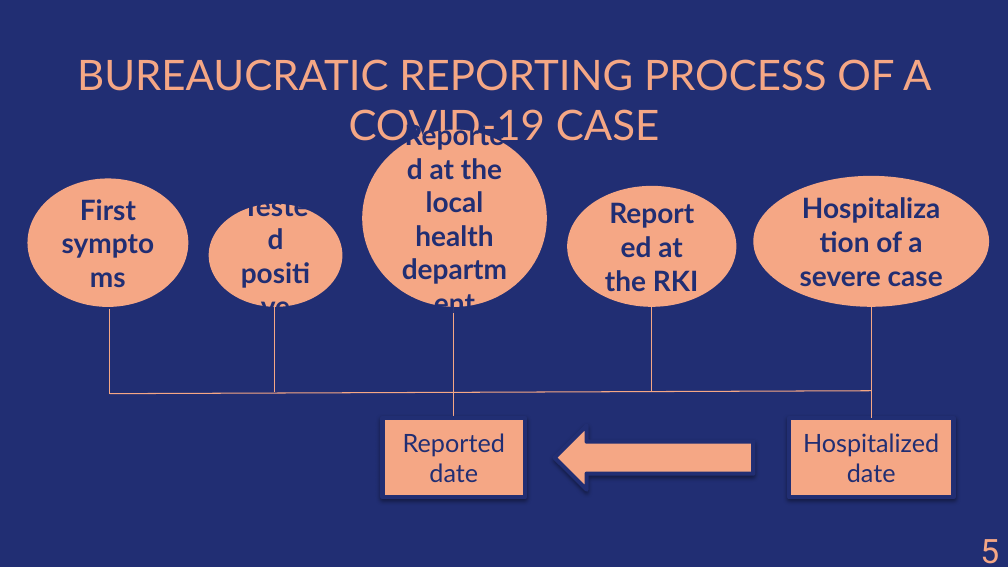
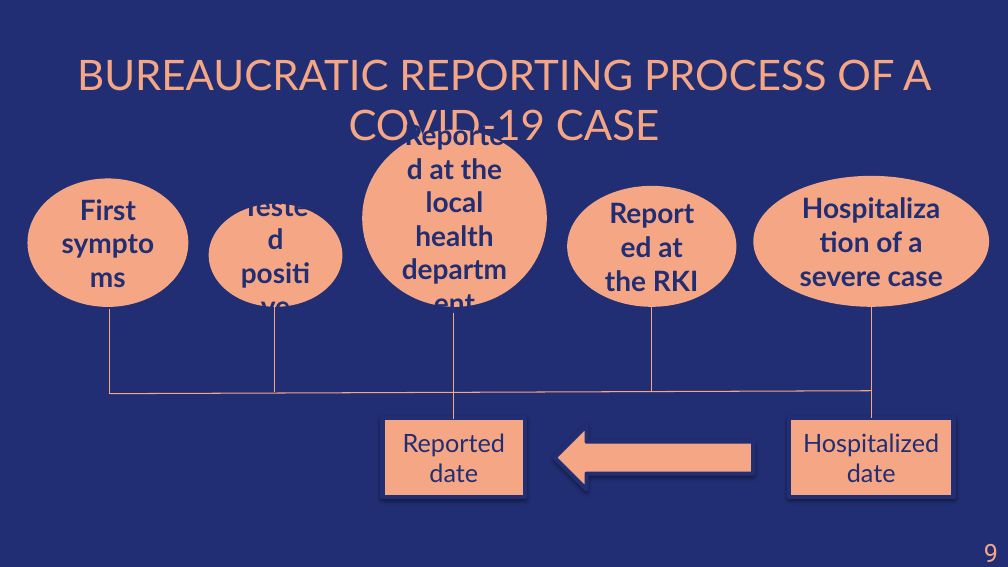
Before and after one commit to amarquard089/Covid19-Hospitalisierungsrate, a slide deck: slide 9 of Praesentation/COVID-19 Hospitalisierungsrate.pptx. Drawn at 1008x567 pixels with LibreOffice and Linux fonts; fonts in the diff are those of the drawing. Boxes give left, top, right and bottom in pixels: in the first picture for what was removed or moved away, otherwise in the second. Text is boxed around its words. In the diff, an @@ line names an element or a change of style, - is before the commit and + after.

```diff
--- a/Praesentation/COVID-19 Hospitalisierungsrate.pptx
+++ b/Praesentation/COVID-19 Hospitalisierungsrate.pptx
@@ text removed at <box>980,539,999,564</box> @@
-5
@@ text added at <box>984,544,998,562</box>, 18 pt, text #F5A785 @@
+9
```
Also in this commit, not shown: 44 other slides changed, 3 slides added, 4 slides removed, 1 other file.
